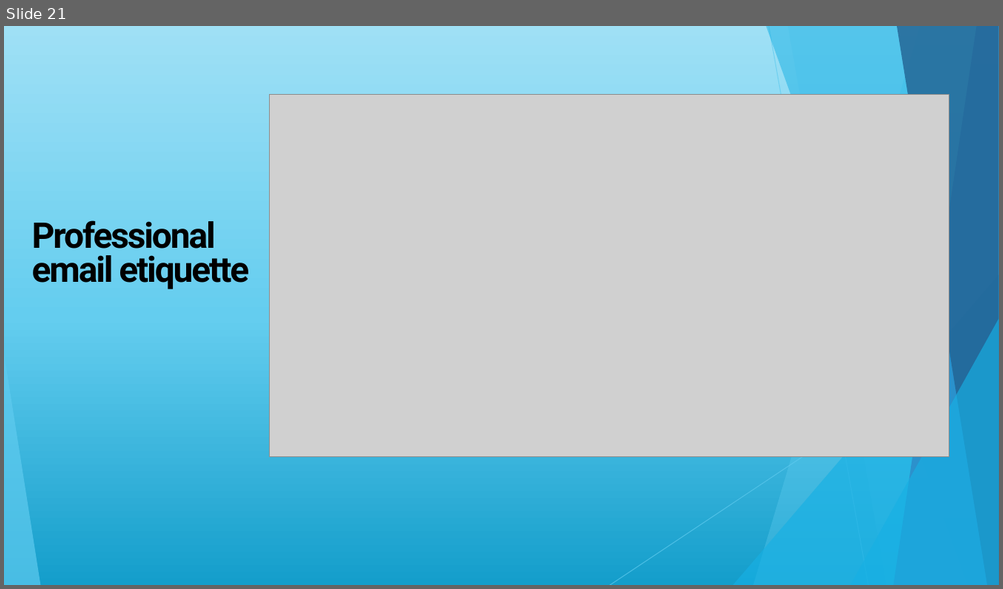
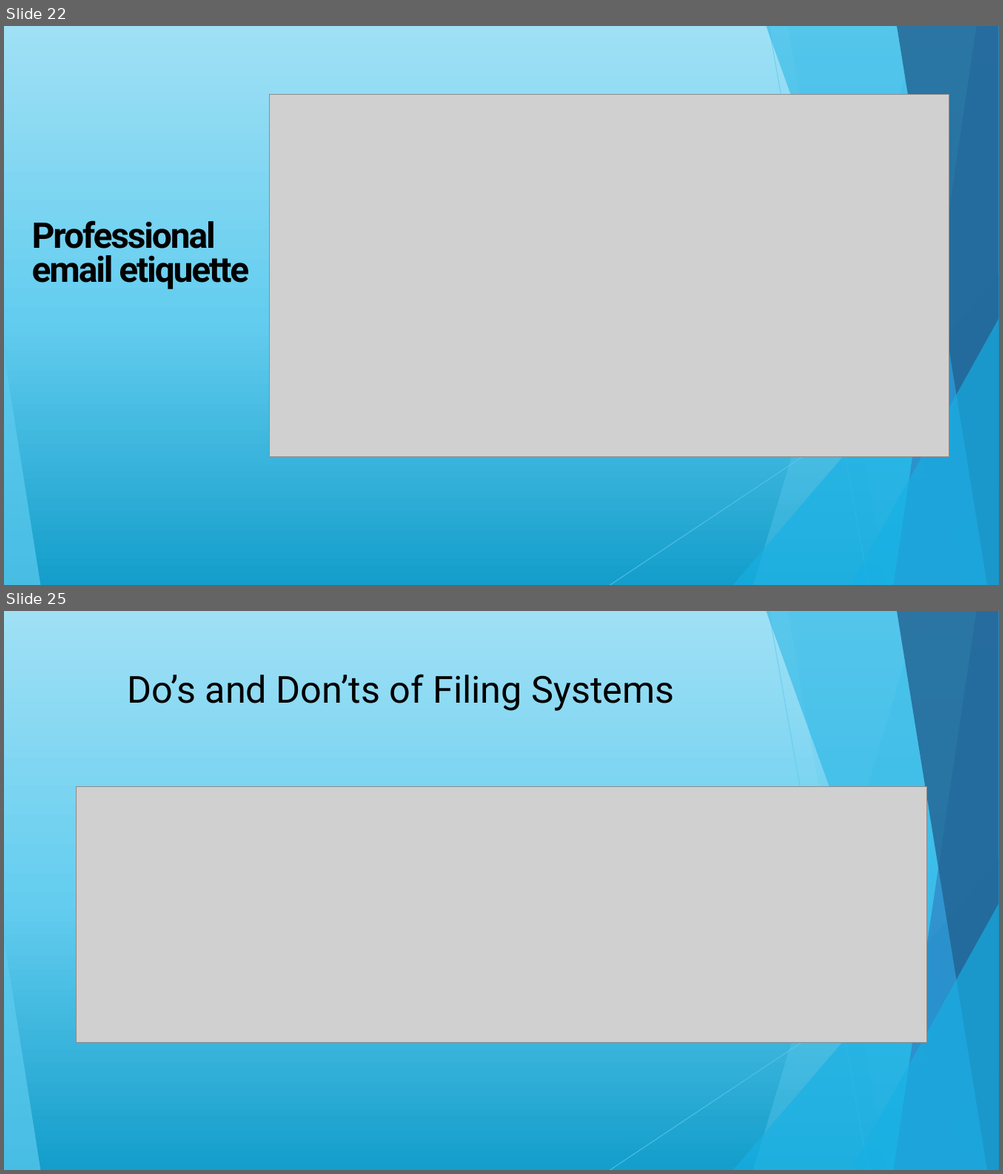
Before and after one commit to maireadmeagher/ICT-25, a slide deck: topic01-introduction-to-ICT/unit-1/talk-1/a-intro.pptx. Shown one above the other, each under a label of ours: slide 21 before the commit, slides 22 and 25 after it; the slides between them are not shown. The pictures are 1003x589 and 1003x1174 pixels, drawn with LibreOffice and Linux fonts; fonts in the diff are those of the drawing; grey boxes stand for pictures. Boxes give left, top, right and bottom in pixels: in the first picture for what was removed or moved away, otherwise in the second. Text is boxed around its words. In the diff, an @@ line names an element or a change of style, - is before the commit and + after.

```diff
--- a/topic01-introduction-to-ICT/unit-1/talk-1/a-intro.pptx
+++ b/topic01-introduction-to-ICT/unit-1/talk-1/a-intro.pptx
@@ slide 25 added at bbox=[4, 611, 999, 1170], background gradient #149ECB to #64CDEF to #9FE0F5; not listed: 10 template elements that a slide beside it also shows @@
@@ title added at bbox=[127, 674, 674, 711], 36 pt, text #000000 @@
+Do’s and Don’ts of Filing Systems
@@ picture added at bbox=[76, 787, 927, 1043] @@
@@ rectangle added at bbox=[220, 1017, 256, 1043], fill #5FCBEF, outline #2A5969 1.5 pt @@
@@ what was slide 21 is now slide 22 @@
```
Also in this commit, not shown: 5 other slides added, 7 other files.
